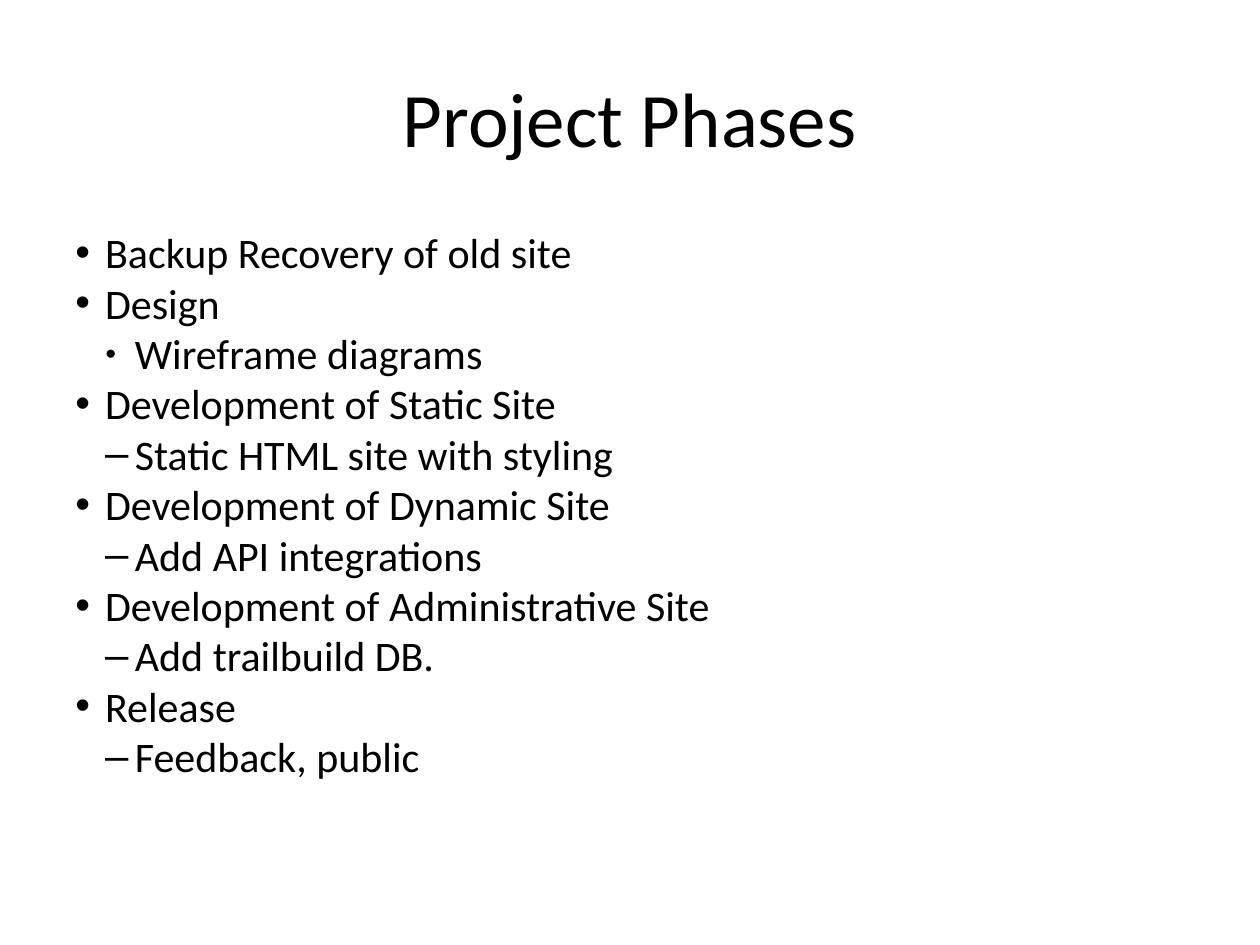
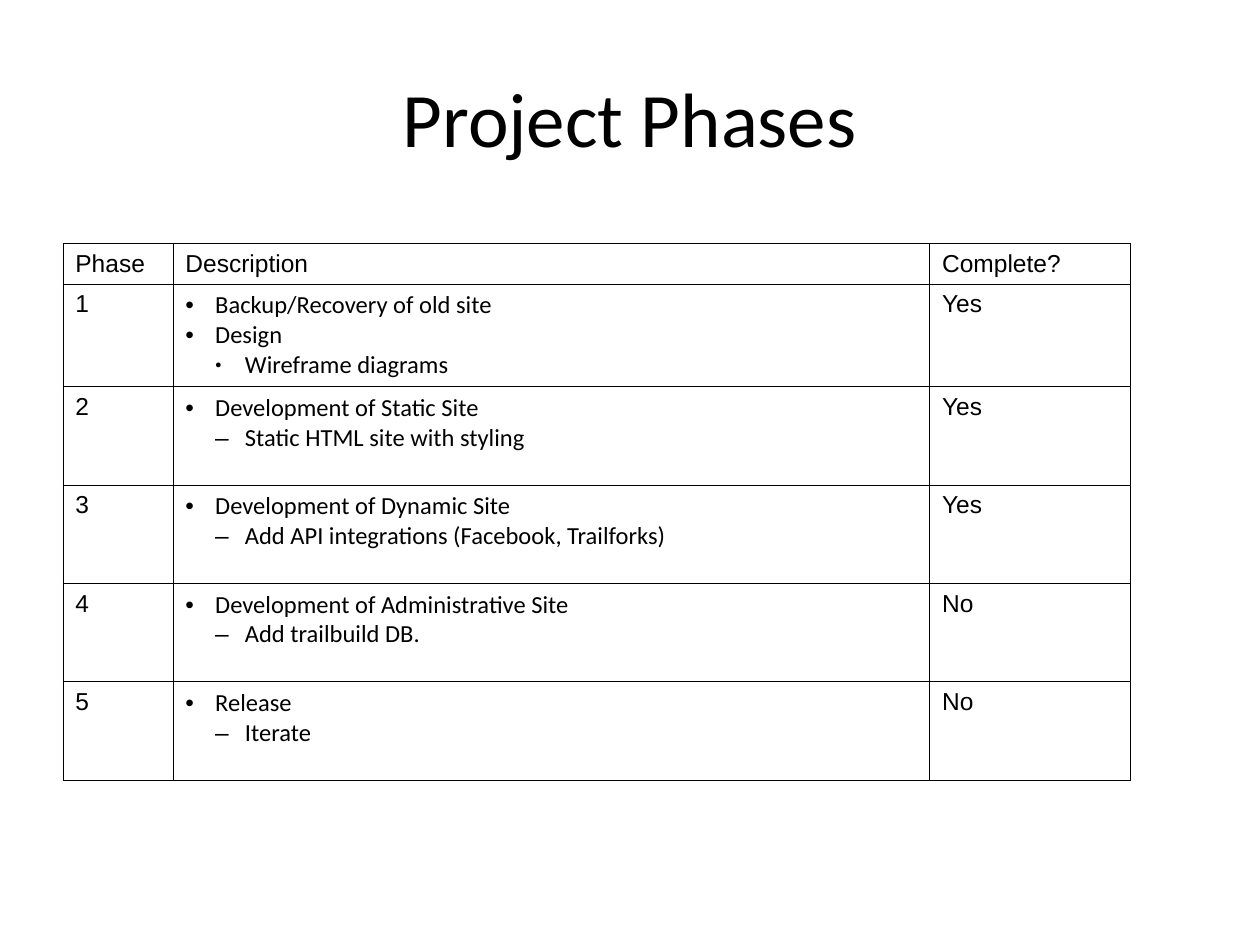
Before and after one commit to teamdirt/teamdirt.org, a slide deck: slide 1 of docs/ProjectPlanning/Project Phases.odp. Drawn at 1260x945 pixels with LibreOffice and Linux fonts; fonts in the diff are those of the drawing. Boxes give left, top, right and bottom in pixels: in the first picture for what was removed or moved away, otherwise in the second. Text is boxed around its words. In the diff, an @@ line names an element or a change of style, - is before the commit and + after.

Commit message:
Added Facebook event list to main page.

```diff
--- a/docs/ProjectPlanning/Project Phases.odp
+++ b/docs/ProjectPlanning/Project Phases.odp
@@ text removed at <box>105,238,709,779</box> @@
-• Backup Recovery of old site
-• Design
-  ● Wireframe diagrams
-• Development of Static Site
-  – Static HTML site with styling
-• Development of Dynamic Site
-  – Add API integrations
-• Development of Administrative Site
-  – Add trailbuild DB.
-• Release
-  – Feedback, public
@@ table added at <box>63,243,1130,780</box>, 6 rows, 3 columns @@
+Phase | Description | Complete?
+1 | Backup/Recovery of old site / Design / Wireframe diagrams | Yes
+2 | Development of Static Site / Static HTML site with styling | Yes
+3 | Development of Dynamic Site / Add API integrations (Facebook, Trailforks) | Yes
+4 | Development of Administrative Site / Add trailbuild DB. | No
+5 | Release / Iterate | No
```
Also in this commit, not shown: 1 other slide changed, 1 slide added, 11 other files.
